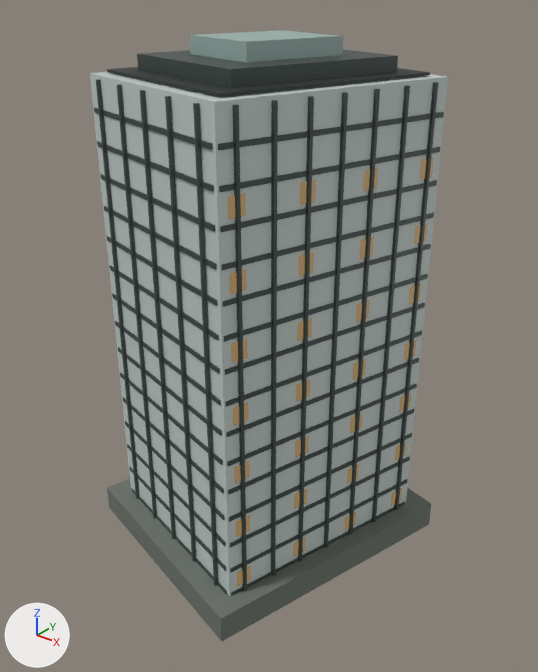
Before and after pictures for a commit that changed the glTF model landmarks/assets/china-overseas.glb.
One viewpoint serves both versions: a camera (50 mm lens) standing at (88.2, -109.4, 115.4) and looking at (1.8, -1.3, 48.4). Arrows for +X, +Y and +Z are at lower left; the lights stay in place. The first picture is the older version.

Before the edit, the objects in view are built like this:
```python
mat_glass = principled_material('glass')
mat_glass.base_color = (0.558, 0.631, 0.604)  # light grey #c5d0cc
mat_glass.metallic = 0.04
mat_glass.roughness = 0.58
mat_glass_alt = principled_material('glass_alt')
mat_glass_alt.base_color = (0.342, 0.468, 0.434)  # grey #9eb6b0
mat_glass_alt.metallic = 0.06
me_crown_screen = bpy.data.meshes.new('crown_screen')
me_crown_screen.from_pydata(...)  # 8 vertices, 12 faces; spans x -11.2..11.2, y -12.2..12.2, z 102.2..105.8
me_crown_screen.materials.append(mat_glass_alt)  # grey #9eb6b0
me_envelope = bpy.data.meshes.new('envelope')
me_envelope.from_pydata(...)  # 8 vertices, 12 faces; spans x -26.7..26.6, y -28.9..28.9, z 0.0..99.2
me_envelope.materials.append(mat_glass)  # light grey #c5d0cc
me_fins = bpy.data.meshes.new('fins')
me_fins.from_pydata(...)  # 192 vertices, 288 faces; spans x -26.5..26.5, y -28.6..28.6, z 0.5..98.5
me_fins.materials.append(mat_metal)  # dark grey #4a5552
ob_crown_screen = bpy.data.objects.new('crown_screen', me_crown_screen)
ob_crown_screen.location = (0.0, 0.0, 0.0)
ob_envelope = bpy.data.objects.new('envelope', me_envelope)
ob_envelope.location = (0.0, 0.0, 0.0)
ob_fins = bpy.data.objects.new('fins', me_fins)
ob_fins.location = (0.0, 0.0, 0.0)
# also in view: 'roof_deck' at (0.0, 0.0, 99.7); 'floor_bands' at (0.0, 0.0, 49.5); 'podium' at (0.0, 0.0, 3.0); 'night_windows' at (0.0, 0.0, 46.4); 'crown_step' at (0.0, 0.0, 101.2)
```
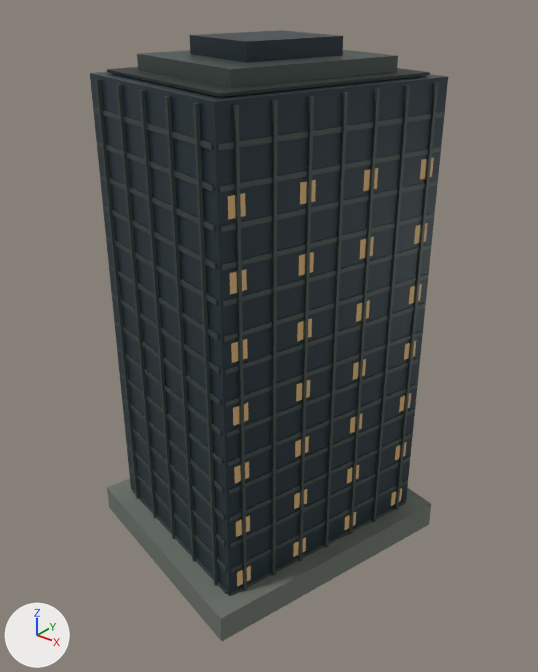
Changed parts and their boxes (x1, y1, x2, y2) in the pictures (538 x 672 px):
'envelope', recoloured (light grey to dark blue)
    both: (90, 72, 448, 596)
'crown_screen', recoloured (grey to dark blue)
    both: (189, 30, 343, 63)

Patch to the scene script:
```diff
--- a/landmarks/assets/china-overseas.glb.py
+++ b/landmarks/assets/china-overseas.glb.py
@@ mat_glass @@
 mat_glass = principled_material('glass')
-mat_glass.base_color = (0.558, 0.631, 0.604)  # light grey #c5d0cc
+mat_glass.base_color = (0.0176, 0.0343, 0.0452)  # dark blue #24343c
 mat_glass.metallic = 0.04
@@ mat_glass_alt @@
 mat_glass_alt = principled_material('glass_alt')
-mat_glass_alt.base_color = (0.342, 0.468, 0.434)  # grey #9eb6b0
+mat_glass_alt.base_color = (0.0116, 0.0252, 0.0343)  # dark blue #1c2c34
 mat_glass_alt.metallic = 0.06
```
